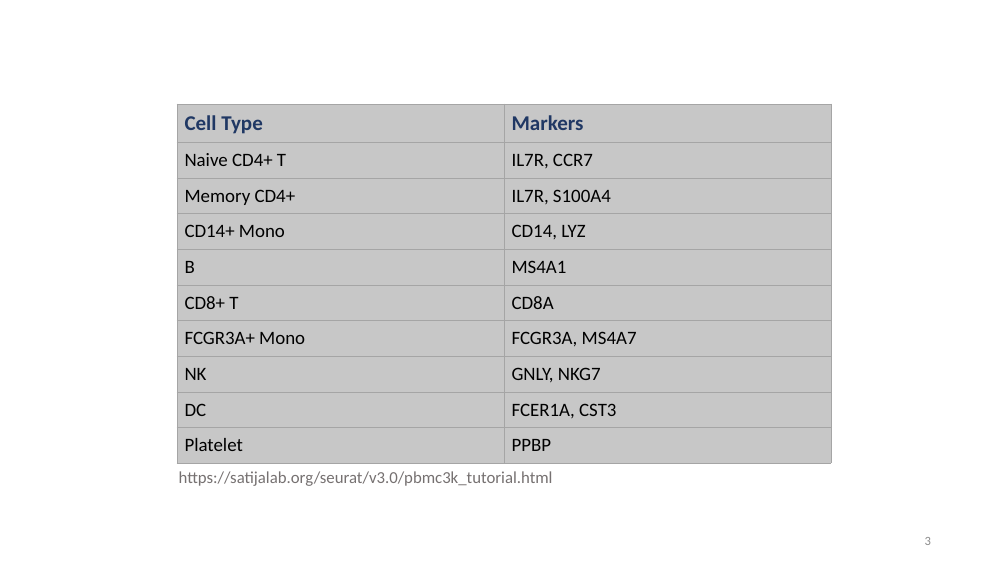
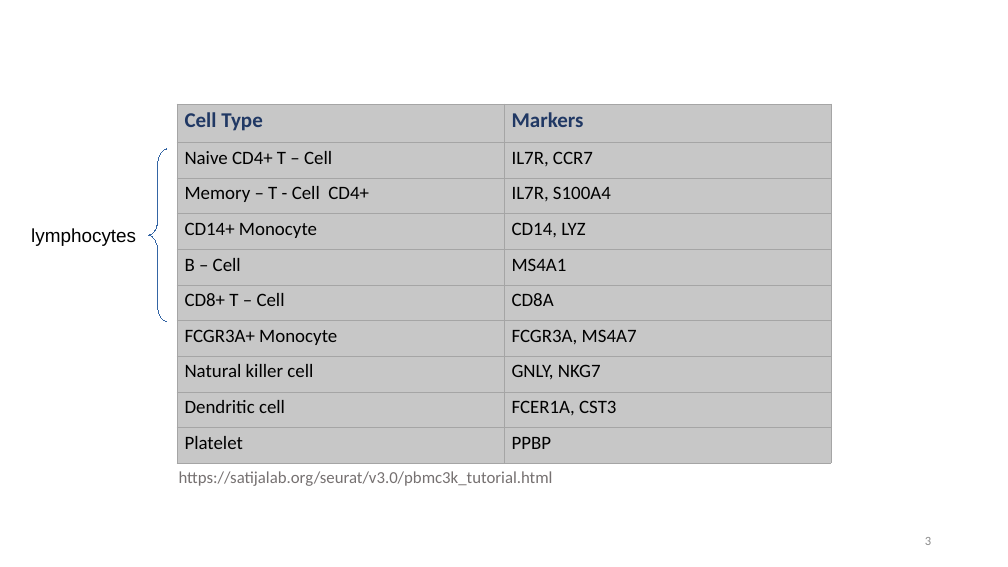
Before and after one commit to datascience-mobi/group-01-project-4-1, a slide deck: slide 3 of K-means clustering.pptx. Drawn at 1008x567 pixels with LibreOffice and Linux fonts; fonts in the diff are those of the drawing. Boxes give left, top, right and bottom in pixels: in the first picture for what was removed or moved away, otherwise in the second. Text is boxed around its words. In the diff, an @@ line names an element or a change of style, - is before the commit and + after.

```diff
--- a/K-means clustering.pptx
+++ b/K-means clustering.pptx
@@ table at [177, 104, 832, 463] @@
-row 2, column 1: Naive CD4+ T
+row 2, column 1: Naive CD4+ T – Cell
-row 3, column 1: Memory CD4+
+row 3, column 1: Memory – T - Cell CD4+
-row 4, column 1: CD14+ Mono
+row 4, column 1: CD14+ Monocyte
-row 5, column 1: B
+row 5, column 1: B – Cell
-row 6, column 1: CD8+ T
+row 6, column 1: CD8+ T – Cell
-row 7, column 1: FCGR3A+ Mono
+row 7, column 1: FCGR3A+ Monocyte
-row 8, column 1: NK
+row 8, column 1: Natural killer cell
-row 9, column 1: DC
+row 9, column 1: Dendritic cell
@@ fill none to #C7C7C7 in 20 cells @@
@@ borders changed @@
@@ freeform shape added at [149, 149, 167, 321], outline #3465A4 0.75 pt @@
@@ text added at [31, 228, 136, 246], 18 pt, text #000000 @@
+lymphocytes
```
Also in this commit, not shown: 8 other slides changed, 1 other file.
